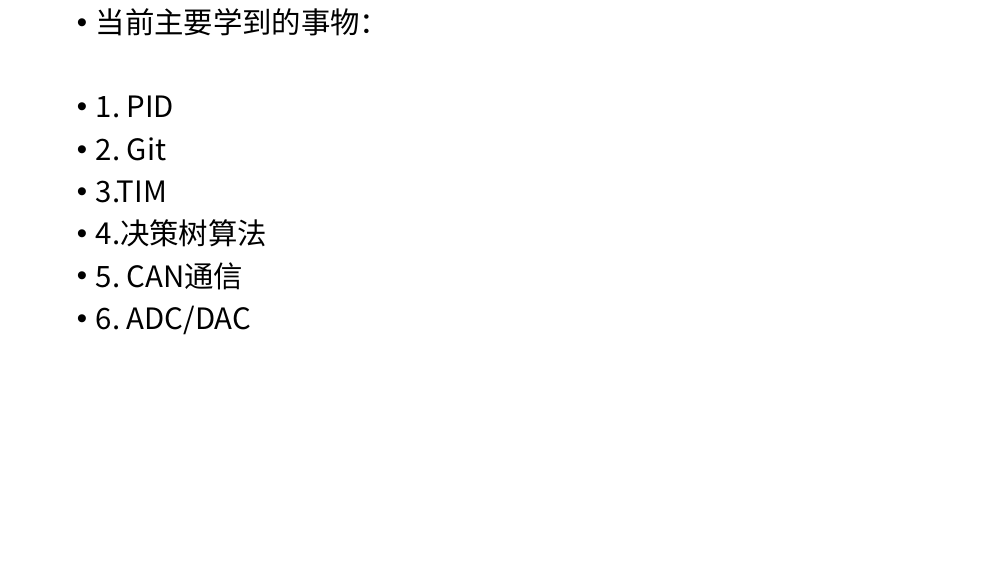
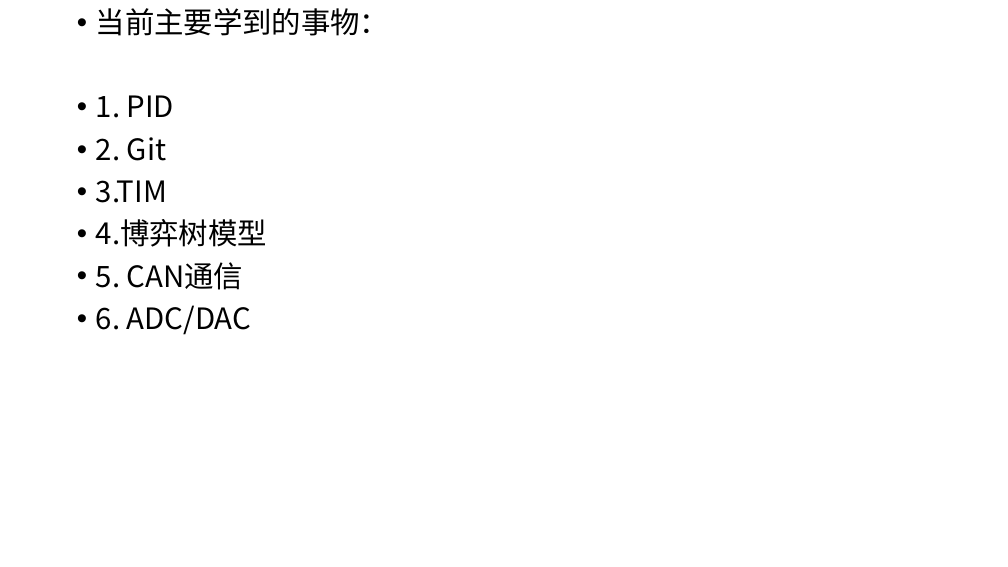
Before and after one commit to T6009/learngit, a slide deck: slide 2 of 3.pptx. Drawn at 1008x567 pixels with LibreOffice and Linux fonts; fonts in the diff are those of the drawing. Boxes give left, top, right and bottom in pixels: in the first picture for what was removed or moved away, otherwise in the second. Text is boxed around its words. In the diff, an @@ line names an element or a change of style, - is before the commit and + after.

```diff
--- a/3.pptx
+++ b/3.pptx
@@ text at (96,219,267,247): text changed @@
-• 4.决策树算法
+• 4.博弈树模型
```
Also in this commit, not shown: 3 other slides changed, 2 slides added.
